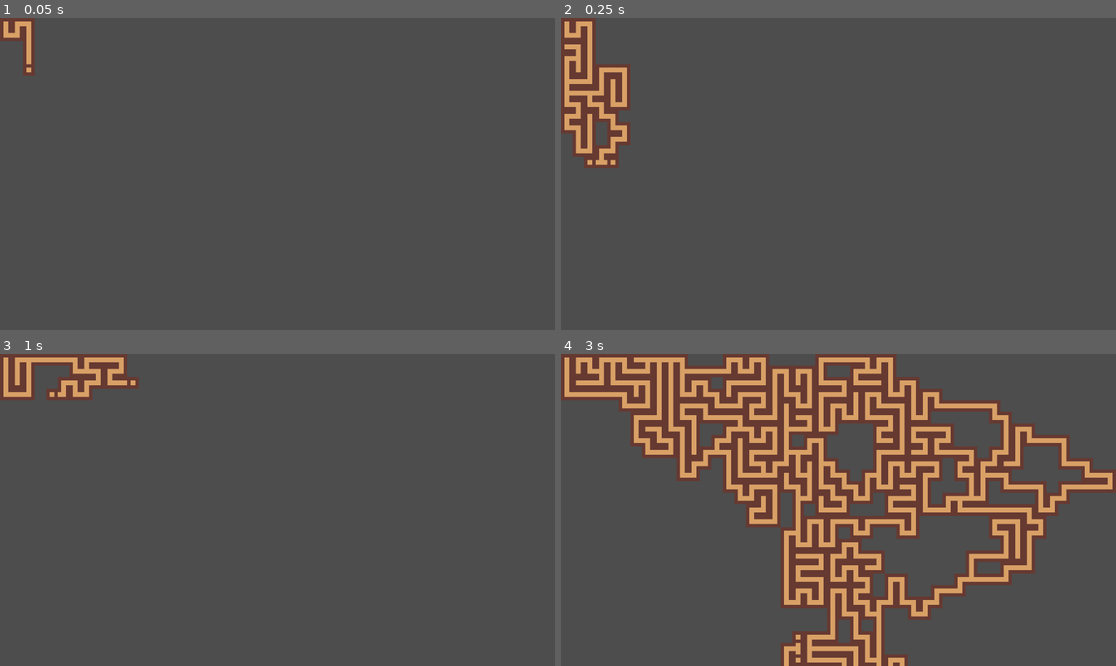
Above: before the commit, frames 1-4 (two rows, left to right).
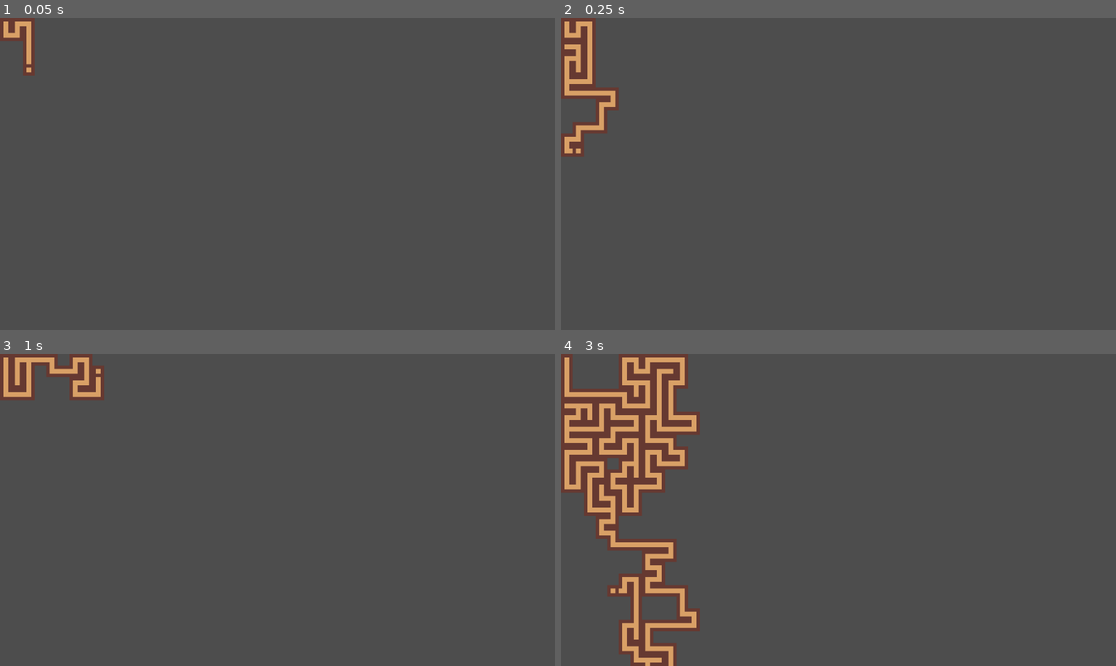
Above: after the commit, the same moments.

Repository: TreacherousDev/Treacherous
Game: Godot game, scene res://main/map_generator/map_generator.tscn
Two runs of this game, one before a commit and one after it. Both use one fixed random seed, a clock stepped at 60 frames per second and the inputs below.
Inputs (mouse positions are in pixels of both pictures, inside the frame that each line leads up to):
- Up to frame 1 (0.05 s): no input
- Up to frame 2 (0.25 s): no input
- Up to frame 3 (1 s): tap Enter (ui_accept) at 0.5, 0.77 s; move the mouse to (399, 494) at 0.52 s; click (399, 494) at 0.67 s
- Up to frame 4 (3 s): move the mouse to (727, 525) at 1.27 s; hold Down (ui_down) 1.28-2.03 s; tap Enter (ui_accept) at 1.52 s; move the mouse to (894, 441) at 2.02 s; move the mouse to (810, 572) at 2.77 s; click (810, 572) at 2.92 s

Frame 1 is identical in both runs. In frame 2, 2.5% of the frame differs, in the area x 0-13%, y 14-49%; in frame 3, 1.4%; in frame 4, 46%, in the area x 0-100%, y 0-100%.

Commit message:
bugfix for handling counting

Diff:
--- a/main/map_generator/map_generator.gd
+++ b/main/map_generator/map_generator.gd
@@ -31,10 +31,10 @@
 	}
 
 var direction_to_coords = {
-	1 : Vector2i.UP,
-	2 : Vector2i.RIGHT,
-	4 : Vector2i.DOWN,
-	8 : Vector2i.LEFT
+	1: Vector2i.UP,
+	2: Vector2i.RIGHT,
+	4: Vector2i.DOWN,
+	8: Vector2i.LEFT
 	}
 
 ## The current active cells that the algorithm iterates through
@@ -87,7 +87,6 @@
 	pass
 
 
-
 ################
 # START METHOD #
 ################
@@ -126,7 +125,6 @@
 	next_active_cells.clear()
 	#randomize order so that one side doesnt have skewed chances of spawning rooms with more branches
 	active_cells = shuffle_array_with_seed(active_cells)
-
 	for cell in active_cells:
 		fill_cell(cell)
 		rooms_expected_next_iteration -= 1
@@ -360,7 +358,6 @@
 # If map gets forced to close by chance or circumstance but the cell count isnt achieved yet, run this algorithm
 # Creates an open branch from one of the available expandable rooms
 func expand_map():
-	print("a")
 	expand_count += 1
 	var room_to_expand = get_room_to_expand()
 	if room_to_expand == null:
@@ -379,6 +376,7 @@
 	update_neighbor_rooms(expand_location)
 	store_cell_data([expand_location], room_to_expand)
 	next_active_cells.append(expand_location)
+	rooms_expected_next_iteration += 1
 	current_map_size += 1
 
 # GET ROOM TO EXPAND
